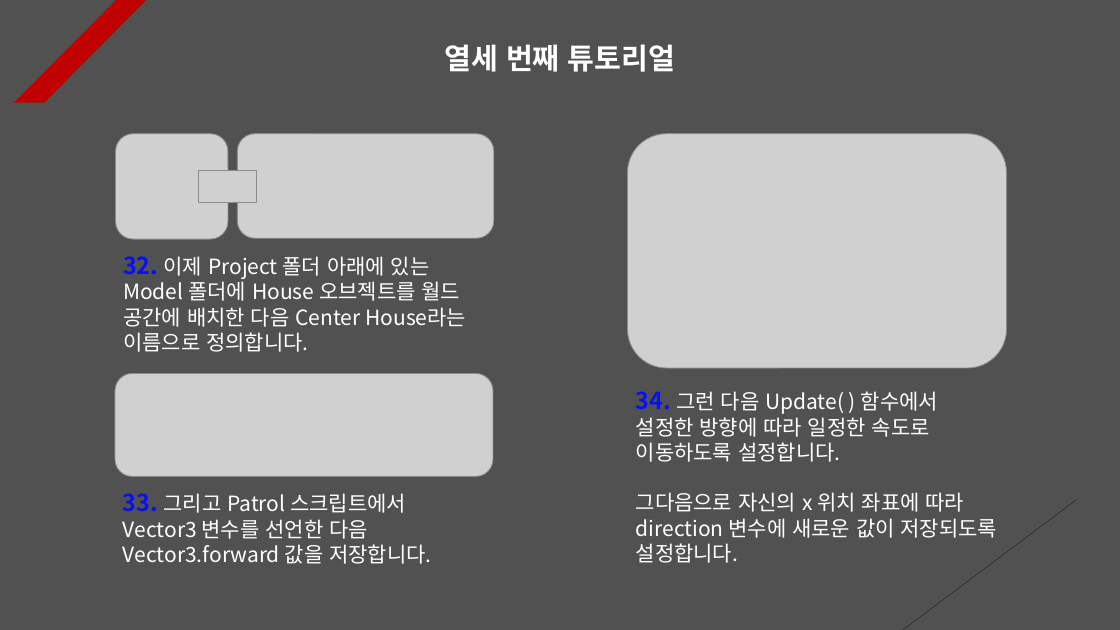
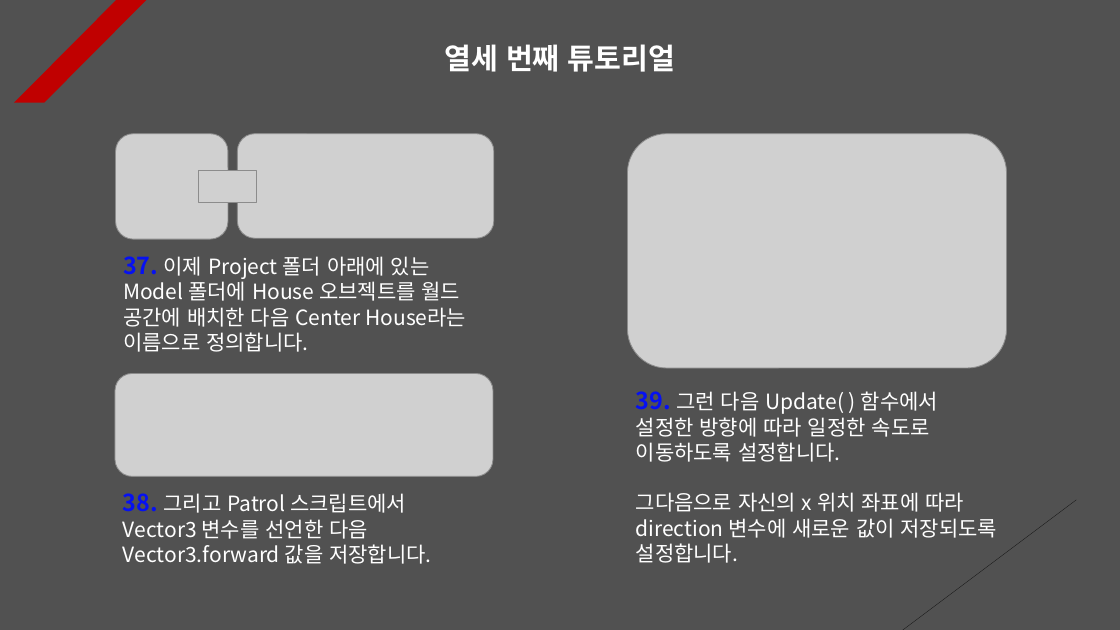
Before and after one commit to Unity2033/3D-UnityEngine, a slide deck: slide 13 of Assets/Light/PPT Data/Light Example.pptx. Drawn at 1120x630 pixels with LibreOffice and Linux fonts; fonts in the diff are those of the drawing; grey boxes stand for pictures. Boxes give left, top, right and bottom in pixels: in the first picture for what was removed or moved away, otherwise in the second. Text is boxed around its words. In the diff, an @@ line names an element or a change of style, - is before the commit and + after.

```diff
--- a/Assets/Light/PPT Data/Light Example.pptx
+++ b/Assets/Light/PPT Data/Light Example.pptx
@@ text at bbox=[123, 256, 466, 352]: text changed @@
-32. 이제 Project 폴더 아래에 있는 Model 폴더에 House 오브젝트를 월드 공간에 배치한 다음 Center House라는 이름으로 정의합니다.
+37. 이제 Project 폴더 아래에 있는 Model 폴더에 House 오브젝트를 월드 공간에 배치한 다음 Center House라는 이름으로 정의합니다.
@@ text at bbox=[636, 391, 938, 462]: text changed @@
-34. 그런 다음 Update( ) 함수에서 설정한 방향에 따라 일정한 속도로 이동하도록 설정합니다.
+39. 그런 다음 Update( ) 함수에서 설정한 방향에 따라 일정한 속도로 이동하도록 설정합니다.
@@ text at bbox=[123, 493, 431, 564]: text changed @@
-33. 그리고 Patrol 스크립트에서 Vector3 변수를 선언한 다음 Vector3.forward 값을 저장합니다.
+38. 그리고 Patrol 스크립트에서 Vector3 변수를 선언한 다음 Vector3.forward 값을 저장합니다.
```
Also in this commit, not shown: 16 other slides changed, 9 other files.
